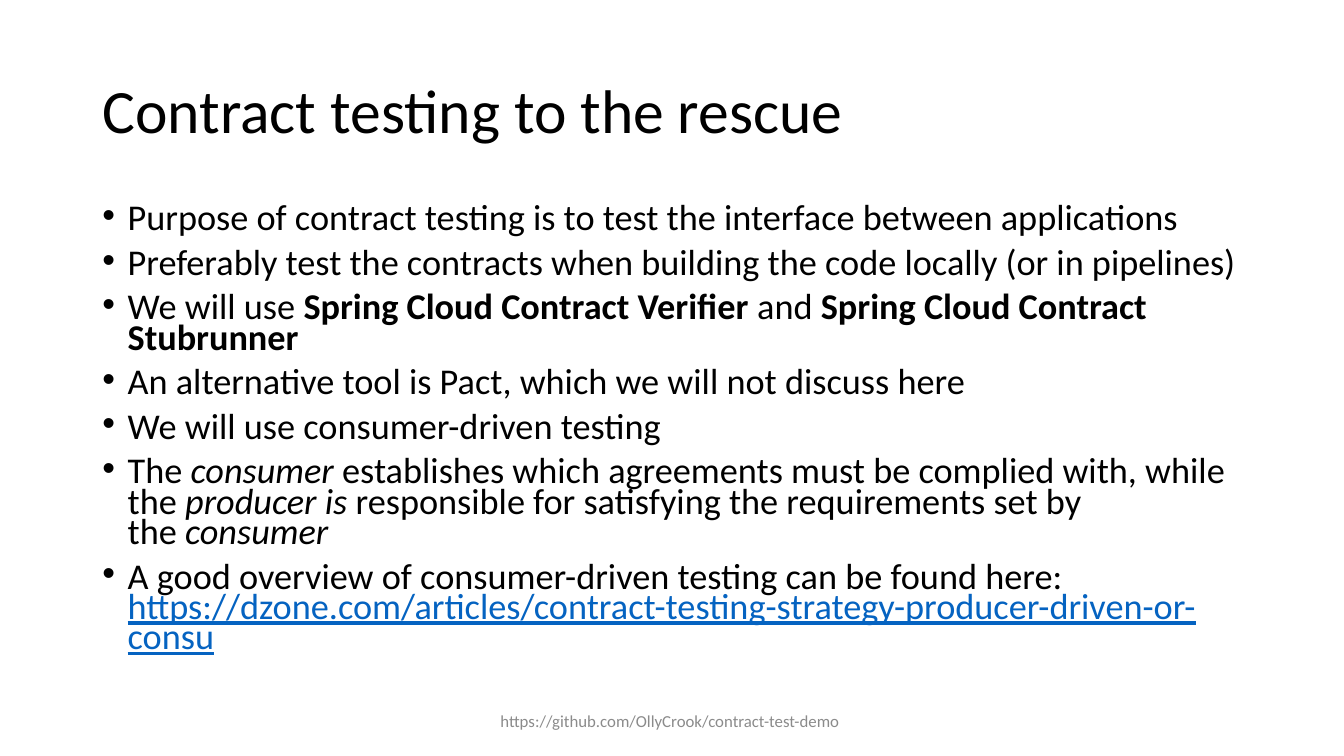
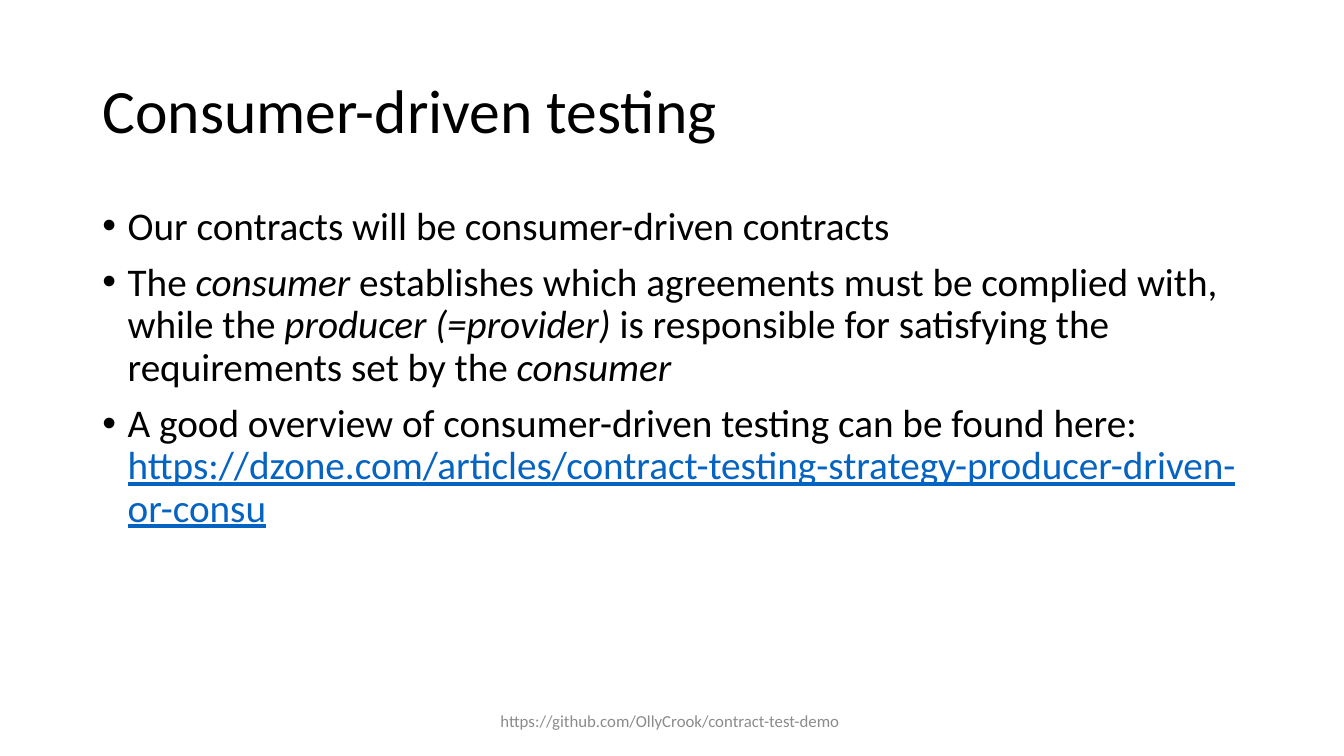
Before and after one commit to OllyCrook/contract-test-demo, a slide deck: slide 10 of Contract-testing-presentation.pptx (slide 6 before the commit). Drawn at 1344x756 pixels with LibreOffice and Linux fonts; fonts in the diff are those of the drawing. Boxes give left, top, right and bottom in pixels: in the first picture for what was removed or moved away, otherwise in the second. Text is boxed around its words. In the diff, an @@ line names an element or a change of style, - is before the commit and + after.

```diff
--- a/Contract-testing-presentation.pptx
+++ b/Contract-testing-presentation.pptx
@@ title at [102,90,717,144]: text changed @@
-Contract testing to the rescue
+Consumer-driven testing
@@ text at [128,212,1217,388]: text changed; size 25.9 to 28 pt @@
-• Purpose of contract testing is to test the interface between applications
-• Preferably test the contracts when building the code locally (or in pipelines)
-• We will use Spring Cloud Contract Verifier and Spring Cloud Contract Stubrunner
-• An alternative tool is Pact, which we will not discuss here
-• We will use consumer-driven testing
-• The consumer establishes which agreements must be complied with, while the producer is responsible for satisfying the requirements set by the consumer
+• Our contracts will be consumer-driven contracts
+• The consumer establishes which agreements must be complied with, while the producer (=provider) is responsible for satisfying the requirements set by the consumer
@@ text at [128,409,1236,528]: size 25.9 to 28 pt in "A good overview of consumer-driven testing can ..."; line spacing 0.7 to 0.9 @@
```
Also in this commit, not shown: 16 other slides changed, 20 slides added, 25 other files.
